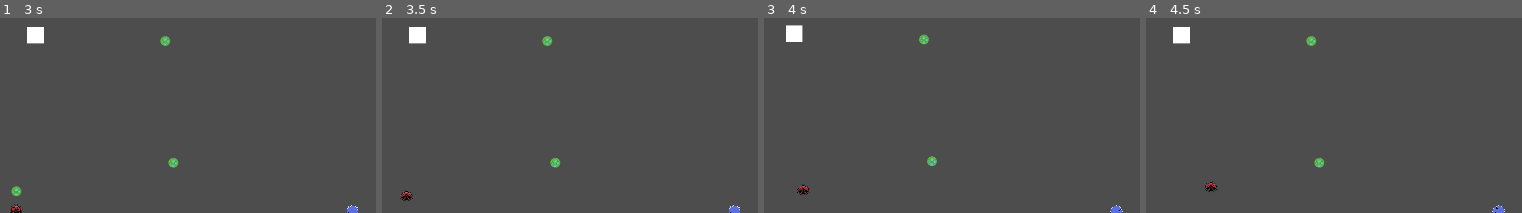
Above: before the commit, frames 1-4 (left to right).
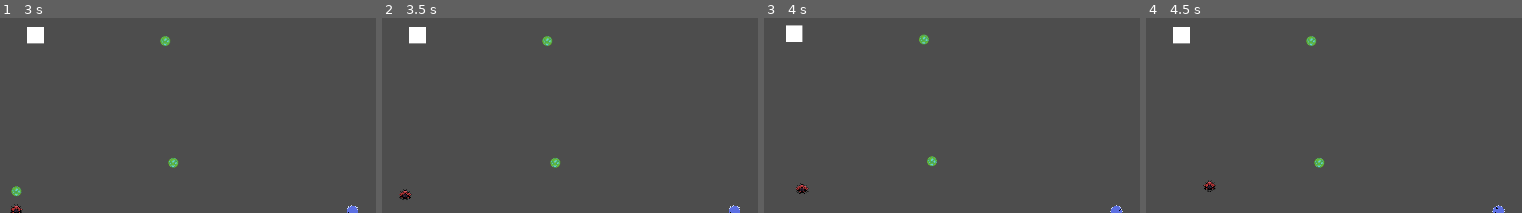
Above: after the commit, the same moments.

Repository: Ethan-D-S/primordial
Game: Godot game, scene res://main.tscn
Same seed, same stepped clock (60 frames per second), same inputs: the game is played once before the commit and once after it.
Inputs (mouse positions are % of the whole screen's width and height, from its top left):
- Up to frame 1 (3 s): tap Enter at 0.5, 2.75 s; move the mouse to (70, 51) at 0.52 s; click (70, 51) at 0.6 s; move the mouse to (26, 63) at 1.27 s; click (26, 63) at 1.35 s; tap Space at 2 s; move the mouse to (58, 32) at 2.02 s; click (58, 32) at 2.1 s; move the mouse to (42, 80) at 2.77 s; click (42, 80) at 2.85 s
- Up to frame 2 (3.5 s): no input
- Up to frame 3 (4 s): move the mouse to (79, 74) at 3.52 s; click (79, 74) at 3.6 s
- Up to frame 4 (4.5 s): tap Space at 4.25 s; move the mouse to (15, 40) at 4.27 s; click (15, 40) at 4.35 s
The pictures show only the part of the screen within x 0-50%, y 8-58%; the shares and areas given below are measured in that part.

Frame 1 is identical in both runs. In frame 2, 0.1% of the frame differs, in the area x 4-9%, y 87-94%; in frame 3, 0.1%; in frame 4, 0.1%, in the area x 15-20%, y 83-90%.

Commit message:
Fixed eating Wanderers

Diff:
--- a/main.tscn
+++ b/main.tscn
@@ -30,7 +30,6 @@
 offset_bottom = 138.0
 
 [node name="Player" parent="." instance=ExtResource("2_h2yge")]
-texture_filter = 1
 position = Vector2(120, 98)
 
 [node name="Camera2D" type="Camera2D" parent="Player"]
--- a/player.tscn
+++ b/player.tscn
@@ -10,6 +10,7 @@
 radius = 16.0312
 
 [node name="Player" type="CharacterBody2D"]
+texture_filter = 1
 script = ExtResource("1_onrkg")
 
 [node name="Sprite2D" type="Sprite2D" parent="."]
@@ -22,4 +23,5 @@
 [node name="touch" type="Area2D" parent="."]
 
 [node name="CollisionShape2D" type="CollisionShape2D" parent="touch"]
+texture_filter = 1
 shape = SubResource("CircleShape2D_onrkg")
--- a/wanderer.tscn
+++ b/wanderer.tscn
@@ -1,24 +1,27 @@
-[gd_scene load_steps=5 format=3 uid="uid://d2wrw7msswkpd"]
+[gd_scene load_steps=6 format=3 uid="uid://d2wrw7msswkpd"]
 
 [ext_resource type="Script" uid="uid://bx5d4baxvpo0q" path="res://wanderer.gd" id="1_icjva"]
 [ext_resource type="Texture2D" uid="uid://bfbimgok4hahf" path="res://assets/sprites/wanderer.png" id="2_3amrx"]
 
-[sub_resource type="CircleShape2D" id="CircleShape2D_icjva"]
-radius = 18.0
+[sub_resource type="CircleShape2D" id="CircleShape2D_3amrx"]
+radius = 14.0
 
 [sub_resource type="CircleShape2D" id="CircleShape2D_gr7fw"]
 radius = 396.556
 
+[sub_resource type="CircleShape2D" id="CircleShape2D_icjva"]
+radius = 15.0
+
 [node name="Wanderer" type="CharacterBody2D"]
 script = ExtResource("1_icjva")
+
+[node name="CollisionShape2D" type="CollisionShape2D" parent="."]
+position = Vector2(0, 2)
+shape = SubResource("CircleShape2D_3amrx")
 
 [node name="Sprite2D" type="Sprite2D" parent="."]
 texture_filter = 1
 texture = ExtResource("2_3amrx")
-
-[node name="CollisionShape2D" type="CollisionShape2D" parent="."]
-position = Vector2(0, 2)
-shape = SubResource("CircleShape2D_icjva")
 
 [node name="sight" type="Area2D" parent="."]
 
